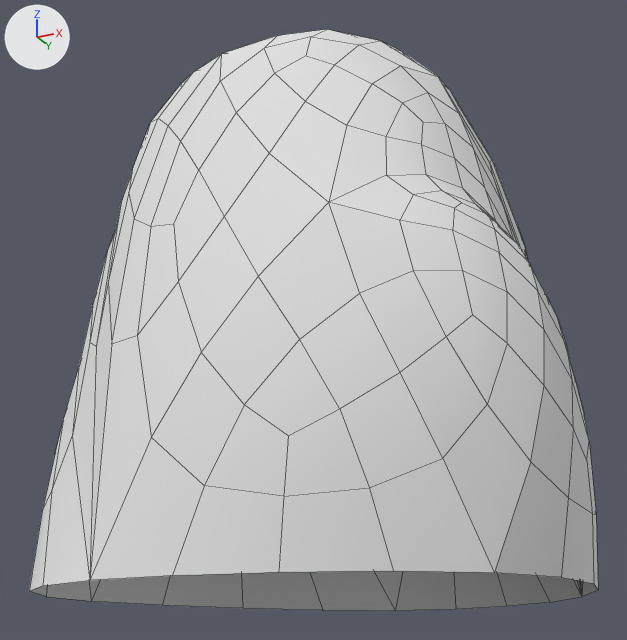
Before and after pictures for a commit that changed the FBX model Assets/Models/World/Environment/UnityRocks/rock_g.fbx.
One viewpoint serves both versions: a 50 mm lens placed at (0.592, -1.206, -0.303), pointed at (-0.027, 0.032, 0.254). Arrows for +X, +Y and +Z are at upper left; the lights stay in place. Mesh edges are drawn as thin lines. Where no turn or scale is listed for an object, it has been applied to the vertices.

Script lines for the objects in view, before the commit:
```python
me_untitled_001 = bpy.data.meshes.new('Untitled.001')
me_untitled_001.from_pydata(...)  # 335 vertices, 324 faces; spans x -0.403..0.422, y -0.374..0.435, z -0.2..0.796
me_untitled_001.materials.append(mat_material5)  # white #e7e7e7
ob_rock_g = bpy.data.objects.new('rock_g', me_untitled_001)
ob_rock_g.location = (0.0, 0.0, 0.0)
```
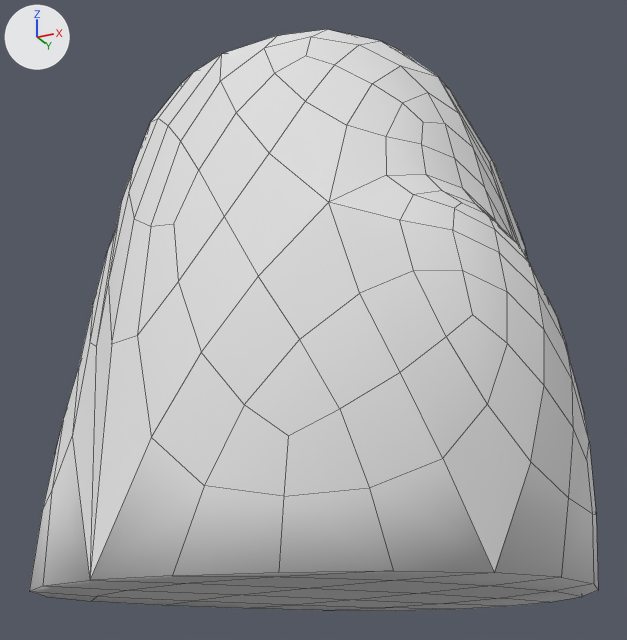
The change in detail:
me_untitled_001 is used by ob_rock_g; location (0.0, 0.0, 0.0).
me_untitled_001 had 335 vertices, 324 faces and spanned x -0.403..0.422, y -0.374..0.435, z -0.2..0.796.
me_untitled_001 now has 351 vertices, 349 faces and spans x -0.403..0.422, y -0.374..0.435, z -0.2..0.796.
Part 1, on me_untitled_001:
16 vertices are added at x -0.304..0.322, y -0.267..0.301, z -0.2.
25 new faces join them.

Location of each change, (x1, y1, x2, y2) in pixels of the pictures (627 x 640 px):
part 1 of me_untitled_001, added: after (30, 571, 598, 611)
